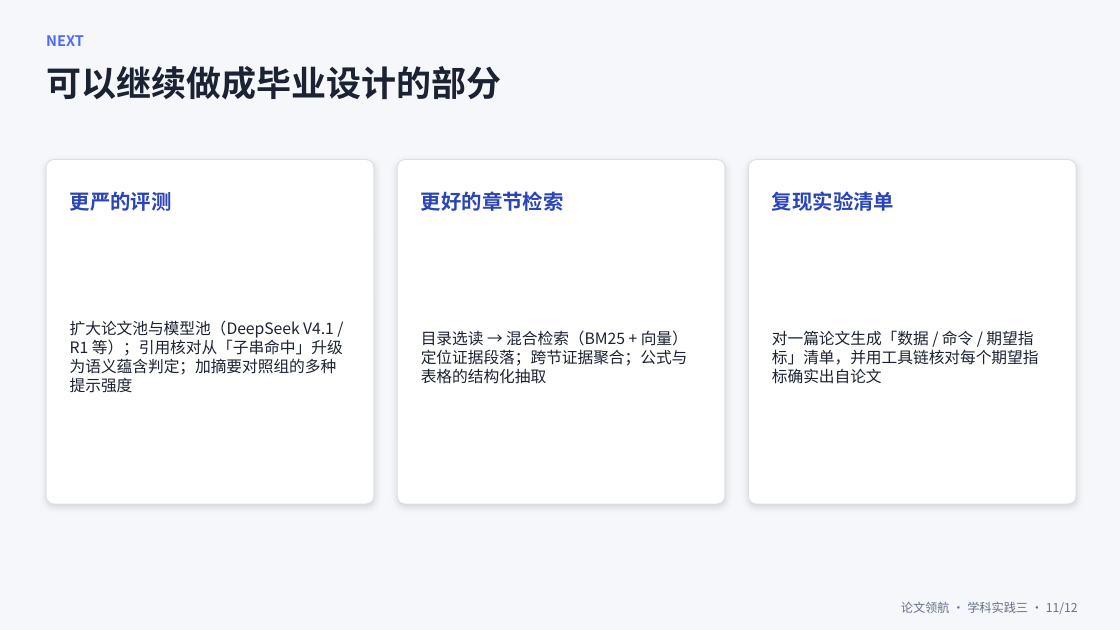
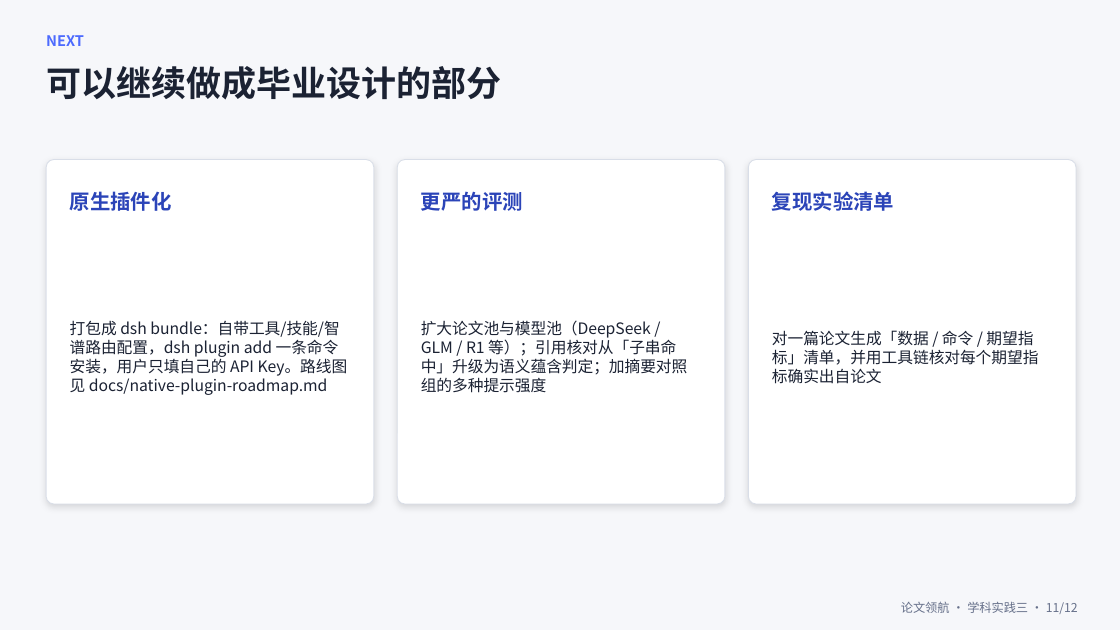
Before and after one commit to fjx0428/paper-navigator, a slide deck: slide 11 of docs/答辩PPT.pptx. Drawn at 1120x630 pixels with LibreOffice and Linux fonts; fonts in the diff are those of the drawing. Boxes give left, top, right and bottom in pixels: in the first picture for what was removed or moved away, otherwise in the second. Text is boxed around its words. In the diff, an @@ line names an element or a change of style, - is before the commit and + after.

```diff
--- a/docs/答辩PPT.pptx
+++ b/docs/答辩PPT.pptx
@@ text at (70, 191, 172, 211): text changed @@
-更严的评测
+原生插件化
@@ text at (421, 191, 523, 211): text changed @@
-更好的章节检索
+更严的评测
@@ text at (70, 320, 348, 395): text changed @@
-扩大论文池与模型池（DeepSeek V4.1 / R1 等）；引用核对从「子串命中」升级为语义蕴含判定；加摘要对照组的多种提示强度
+打包成 dsh bundle：自带工具/技能/智谱路由配置，dsh plugin add 一条命令安装，用户只填自己的 API Key。路线图见 docs/native-plugin-roadmap.md
@@ text at (421, 320, 688, 393): text changed @@
-目录选读 → 混合检索（BM25 + 向量）定位证据段落；跨节证据聚合；公式与表格的结构化抽取
+扩大论文池与模型池（DeepSeek / GLM / R1 等）；引用核对从「子串命中」升级为语义蕴含判定；加摘要对照组的多种提示强度
```
Also in this commit, not shown: 4 other slides changed, 3 other files.
